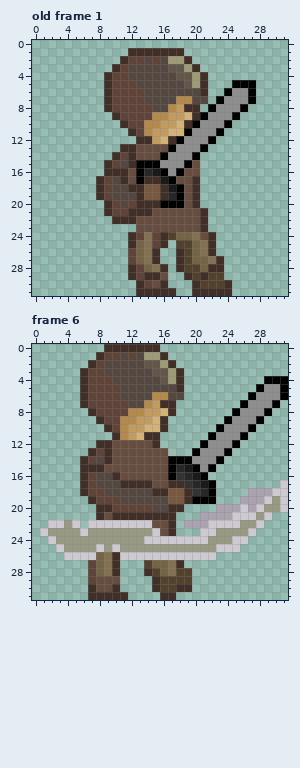
One commit to this pixel-art file: Game Sprites/With new color/Sprite With Animation/Fixed/Attack 2(Melee)/Attack 2 - ii.aseprite. Above: the version before the commit.
32x32 pixels, 7 frames. Colours within 5 levels of each other are drawn and written as one. Shown: old frame 1, frame 6. The commit also changed other frames, which this record leaves out.
The result:
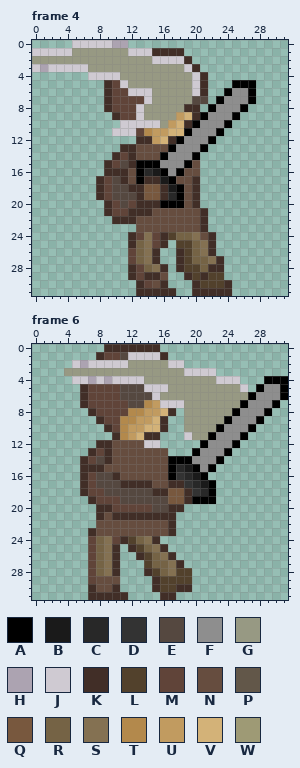
Palette (. is transparent): A #000000  B #1a1a1a  C #282828  D #333333  E #554840  F #8e8e8e  G #979983  H #aca3b1  J #cfcad2  K #412e27  L #52412c  M #604439  N #664d3f  P #625749  Q #78583e  R #756345  S #847152  T #b3894c  U #c19b60  V #d3b278  W #9e9a75
A new or re-ordered frame is compared with the old frame closest to it.
Change:
frames re-ordered
Changed rows in their new state; - is an unchanged pixel.
Frame 4 against old frame 1, layer "Character 1/Effect":
first column x 0:
 0 -----JJJJJHH---------
 1 JJJJJGGGGGGGJJJ------
 2 GGGGGGGGGGGGGGGJJJJ--
 3 JHJJJJJGGGGGGGGGGGGJ-
 4 -------JJJJGGGGGGGGGJ
 5 -----------JGGGGGGGGJ
 6 ------------JJJGGGGGJ
 7 --------------JGGGGG-
 8 -------------JGGGGG--
 9 -------------JGGGG---
10 -----------JJJJJG----
11 ----------JJJ--------
Frame 6, layer "Character 1/Effect":
first column x 4:
 1 --------JJJJ-----------
 2 -JHJJJJJGGGGGJJ--------
 3 GGGGGGGGGGGGGGGJJJJ----
 4 -JJHJHJJJJGGGGGGGGGJJJ-
 5 ----------JJJGGGGGGGGGJ
 6 -----------JGGGGGGGGGGG
 7 ------------JJJGGGGGGG-
 8 ---------------GGGGGG--
 9 ---------------GGGGG---
10 ---------------GGGG----
11 ---------------JGG-----
12 ----------JJ-----------
first column x 1:
17 ------------------------------.
18 --------------------------.....
19 -------------------------......
20 ----------------------.........
21 --------------------.........--
22 -....-.NNNNNNN----..........---
23 ......KNNNNNNNN-----.......----
24 -.....MRSMKLRSK...........-----
25 --....MRSK.KLRSK.........------
26 ---...M---..KLRSK.....---------
Pixel boxes of the changes (left, top, right, bottom) in both pictures:
changed: (32, 40, 200, 136)
changed: (64, 352, 248, 448)
changed: (40, 480, 288, 560)
